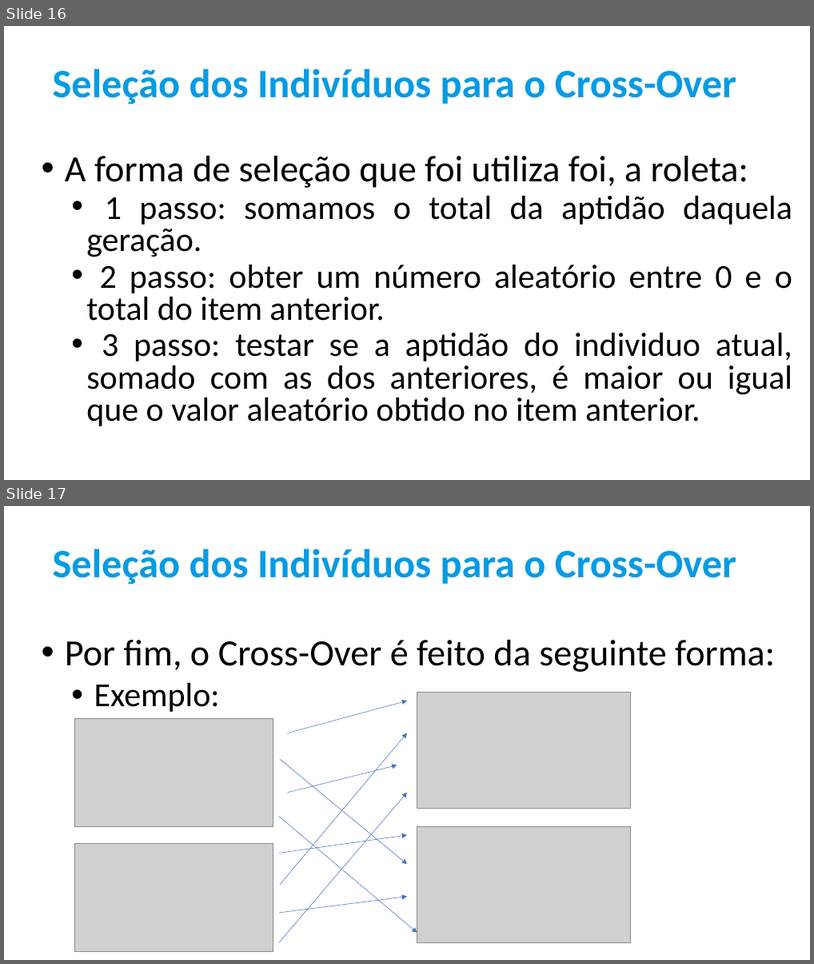
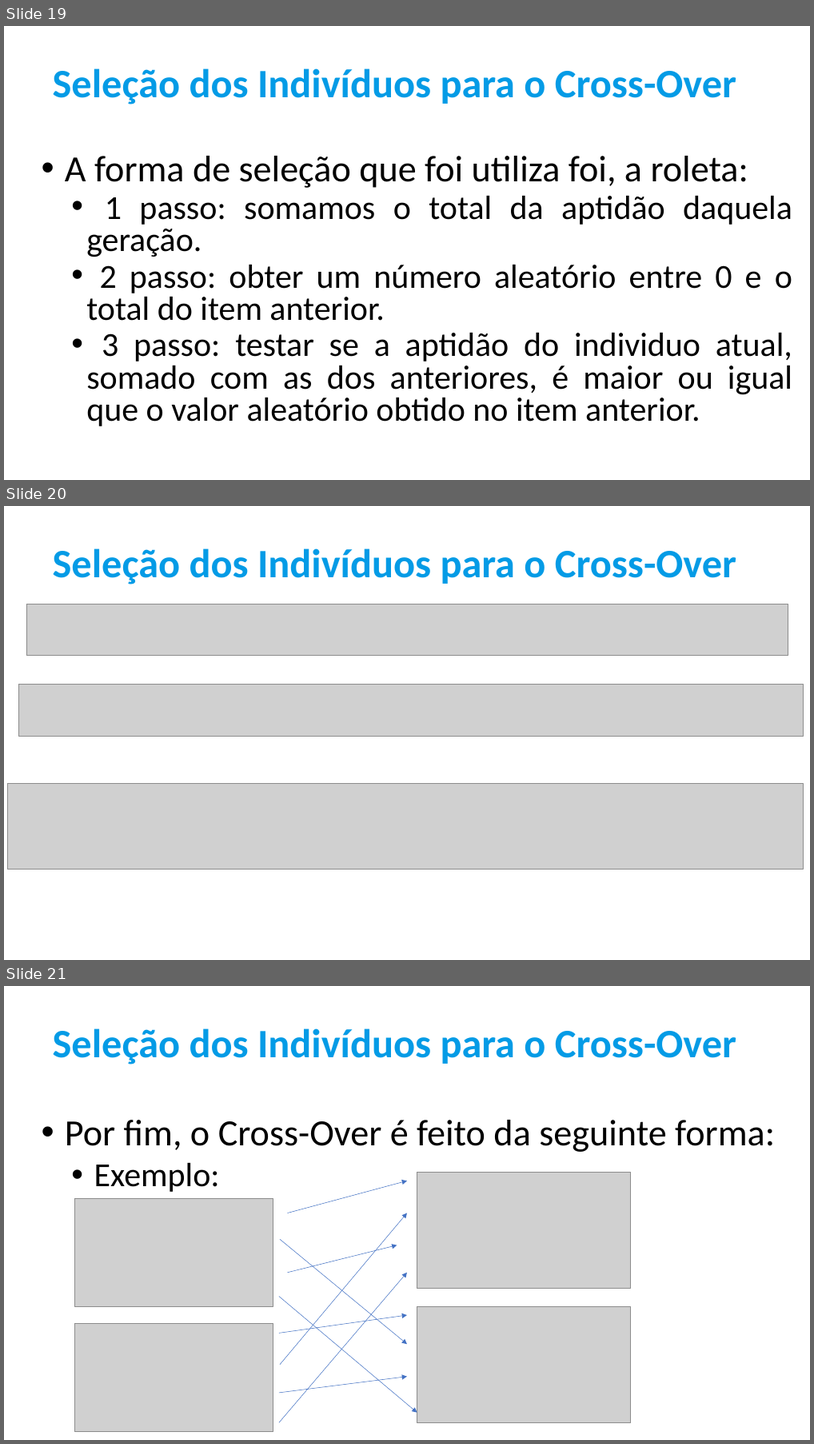
Before and after one commit to IgorSantos1996/GeneticAlgorithms, a slide deck: Apresentação.pptx. Shown one above the other, each under a label of ours: slides 16 and 17 before the commit, slides 19, 20 and 21 after it. The pictures are 814x964 and 814x1444 pixels, drawn with LibreOffice and Linux fonts; fonts in the diff are those of the drawing; grey boxes stand for pictures. Boxes give left, top, right and bottom in pixels: in the first picture for what was removed or moved away, otherwise in the second. Text is boxed around its words. In the diff, an @@ line names an element or a change of style, - is before the commit and + after.

```diff
--- a/Apresentação.pptx
+++ b/Apresentação.pptx
@@ slide 20 added at (x1=4, y1=506, x2=810, y2=960), background #FFFFFF @@
@@ text added at (x1=53, y1=548, x2=737, y2=584), 48 pt, text #049BE6, bold @@
+Seleção dos Indivíduos para o Cross-Over
@@ picture added at (x1=26, y1=604, x2=788, y2=656) @@
@@ picture added at (x1=18, y1=684, x2=803, y2=736) @@
@@ picture added at (x1=7, y1=784, x2=803, y2=869) @@
@@ what was slide 16 is now slide 19 @@
@@ what was slide 17 is now slide 21 @@
```
Also in this commit, not shown: 3 other slides added.
